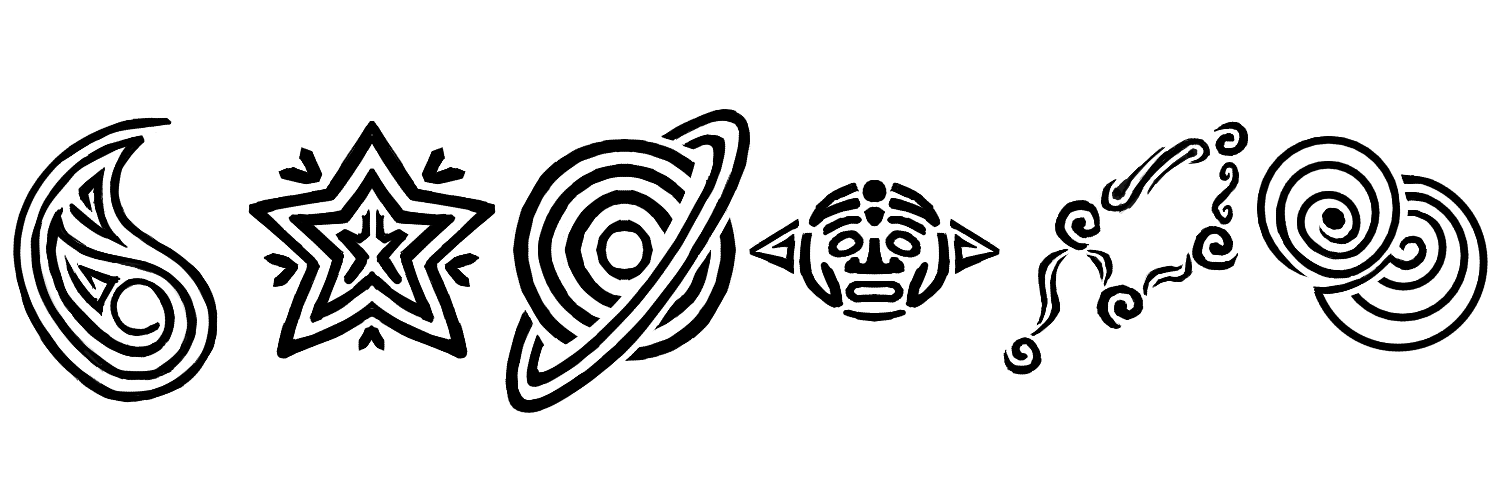
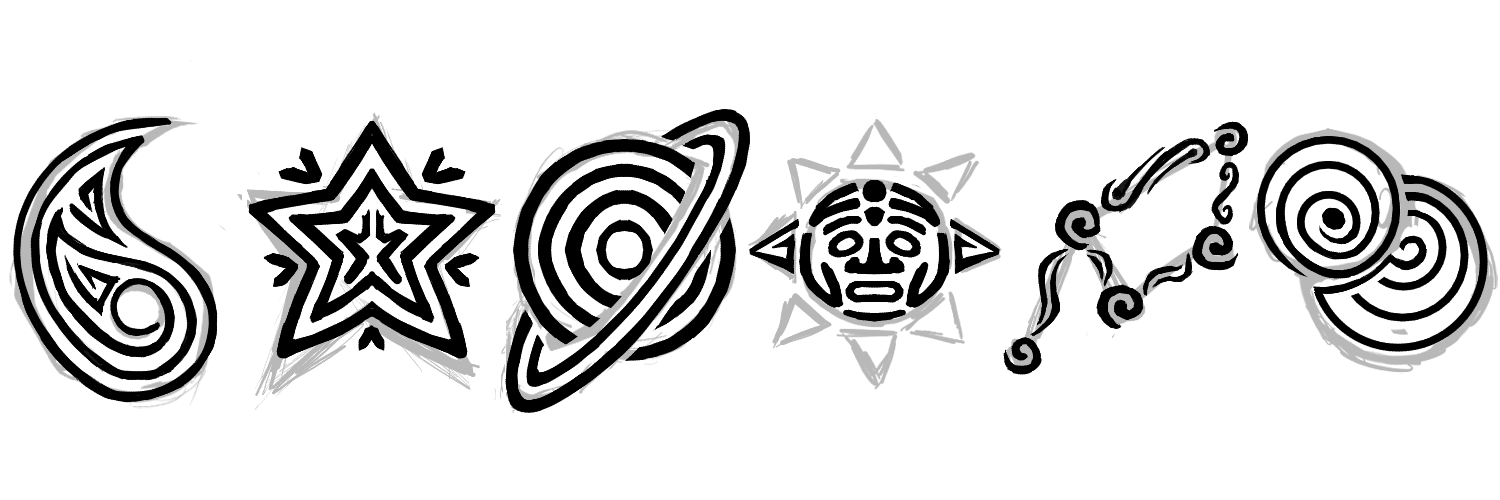
Layers edited between the first and the second w=1500, h=500 image:
showed "Capa 2" over box(9, 60, 1498, 413)
